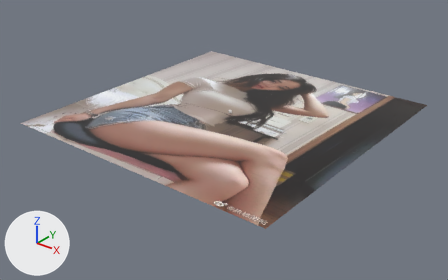
The glTF model src/asset/atest9.glb: old version first, new version second.
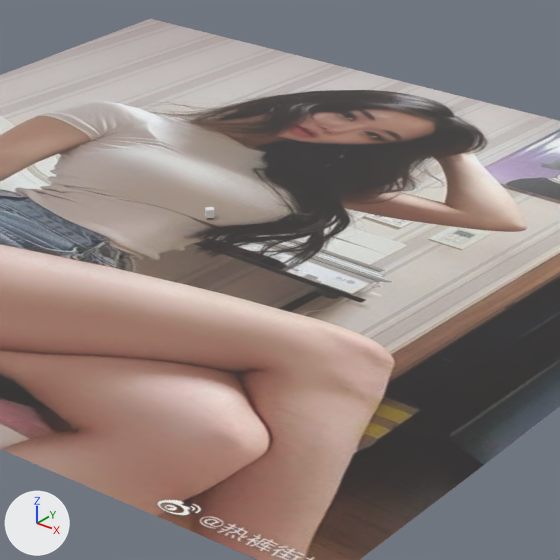
Old and new are each drawn whole from a 50 mm lens placed at (273.0, -350.0, 192.0), pointed at (7.0, -16.0, -14.0) and again close up on the part from 37% to 76% of the width and 16% to 79% of the height. Lighting does not change. The marker at lower left points along +X, +Y and +Z. Where no turn or scale is listed for an object, it has been applied to the vertices.
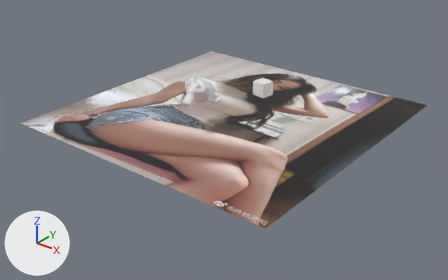
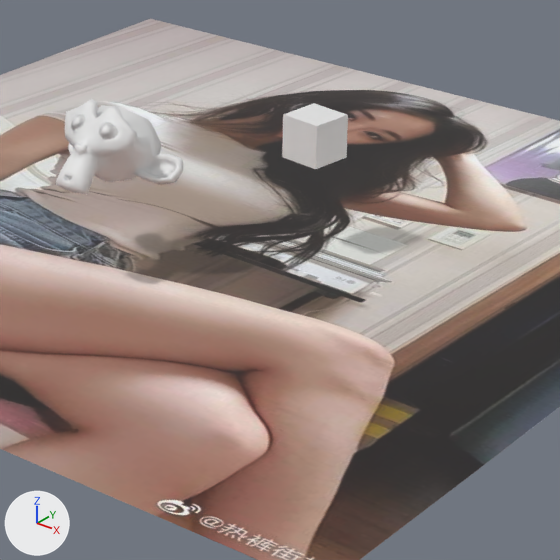
Pixel boxes (x1, y1, x2, y2) of what changed, in the close-ups (560 x 560 px):
'Suzanne', added
    after: (56, 99, 183, 195)
'Cube', moved, turned, rescaled
    before: (205, 207, 214, 218)
    after: (282, 103, 348, 169)

The change, as a list of edits to the scene's bpy script:
```text
Add me_suzanne:
    me_suzanne.from_pydata(...)  # 505 vertices, 967 faces; spans x -29.3..3.5, y -22.9..2.7, z -11.5..8.4
    me_suzanne.materials.append(mat_material_001)  # white #e7e7e7
Change ob_cube:
    ob_cube.location: (-0.7, 0.4, 1.5) -> (29.8, 0.0, 28.7)
    ob_cube.rotation_euler: (0.0, 0.0, 2.377) -> (0.0, 0.0, -1.698)  # degrees (0, 0, 136) -> degrees (0, 0, -97)
    ob_cube.scale: (1.0, 1.0, 1.0) -> (5.19, 5.19, 5.19)
Add ob_suzanne:
    ob_suzanne = bpy.data.objects.new('Suzanne', me_suzanne)
    ob_suzanne.location = (13.3, -29.0, 32.7)
```
